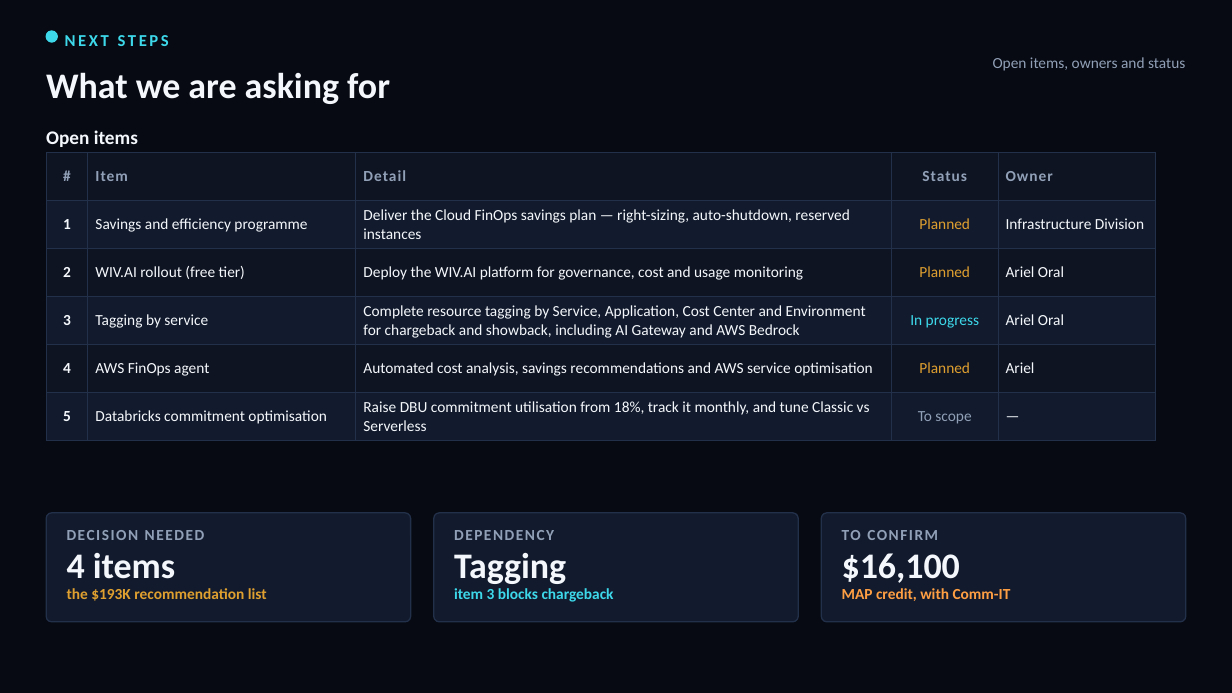
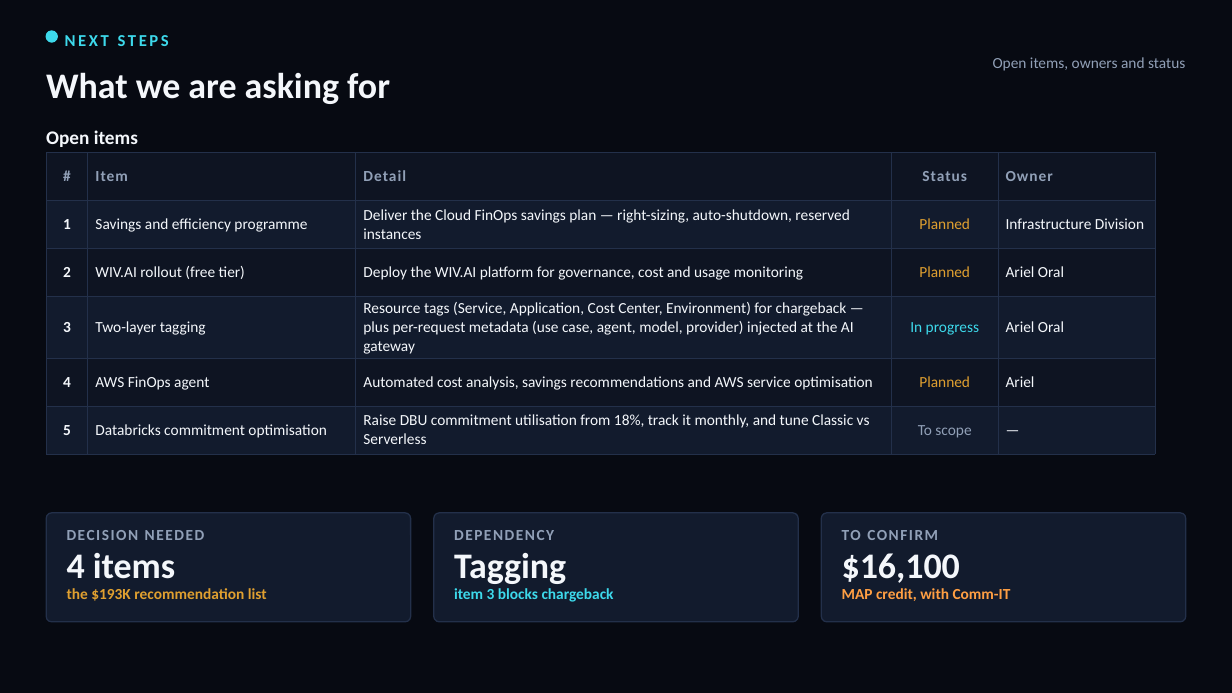
Before and after one commit to arielga5-code/Finops, a slide deck: slide 24 of deck/Harel_Cloud_Cost_CIO_v34.pptx (slide 23 before the commit). Drawn at 1232x693 pixels with LibreOffice and Linux fonts; fonts in the diff are those of the drawing. Boxes give left, top, right and bottom in pixels: in the first picture for what was removed or moved away, otherwise in the second. Text is boxed around its words. In the diff, an @@ line names an element or a change of style, - is before the commit and + after.

```diff
--- a/deck/Harel_Cloud_Cost_CIO_v34.pptx
+++ b/deck/Harel_Cloud_Cost_CIO_v34.pptx
@@ table at (46,152,1155,448) @@
-row 4, column 2: Tagging by service
+row 4, column 2: Two-layer tagging
-row 4, column 3: Complete resource tagging by Service, Application, Cost Center and Environment for chargeback and showback, including AI Gateway and AWS Bedrock
+row 4, column 3: Resource tags (Service, Application, Cost Center, Environment) for chargeback — plus per-request metadata (use case, agent, model, provider) injected at the AI gateway
```
Also in this commit, not shown: 12 other slides changed, 1 slide added, 2 other files.
